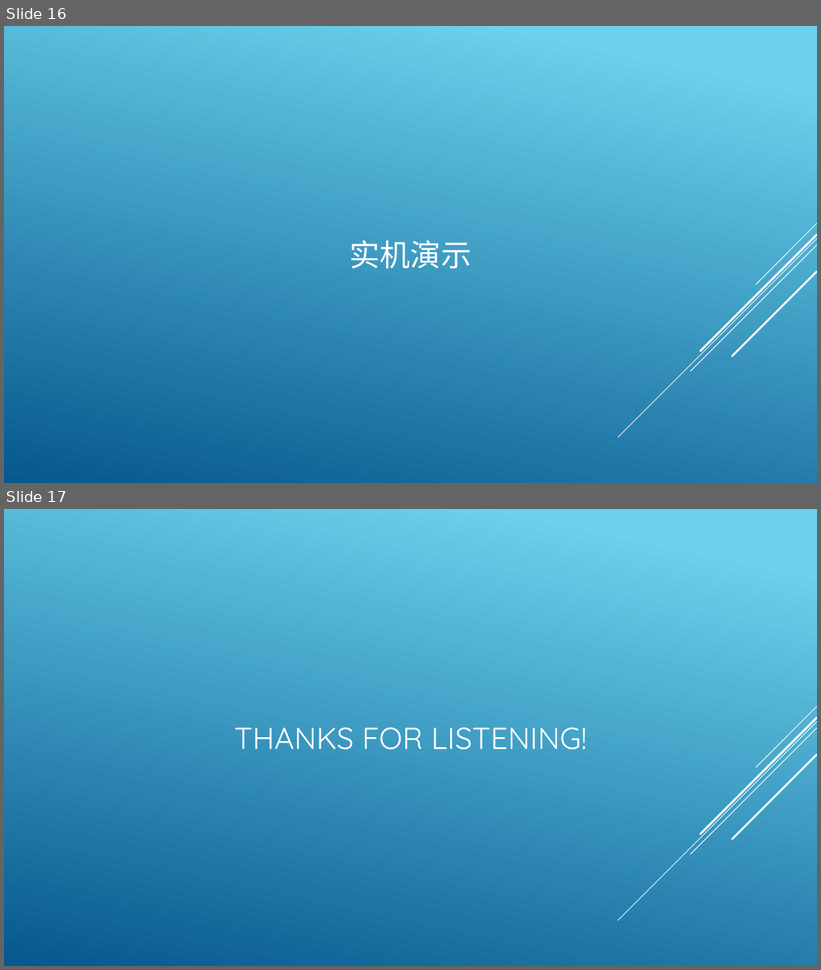
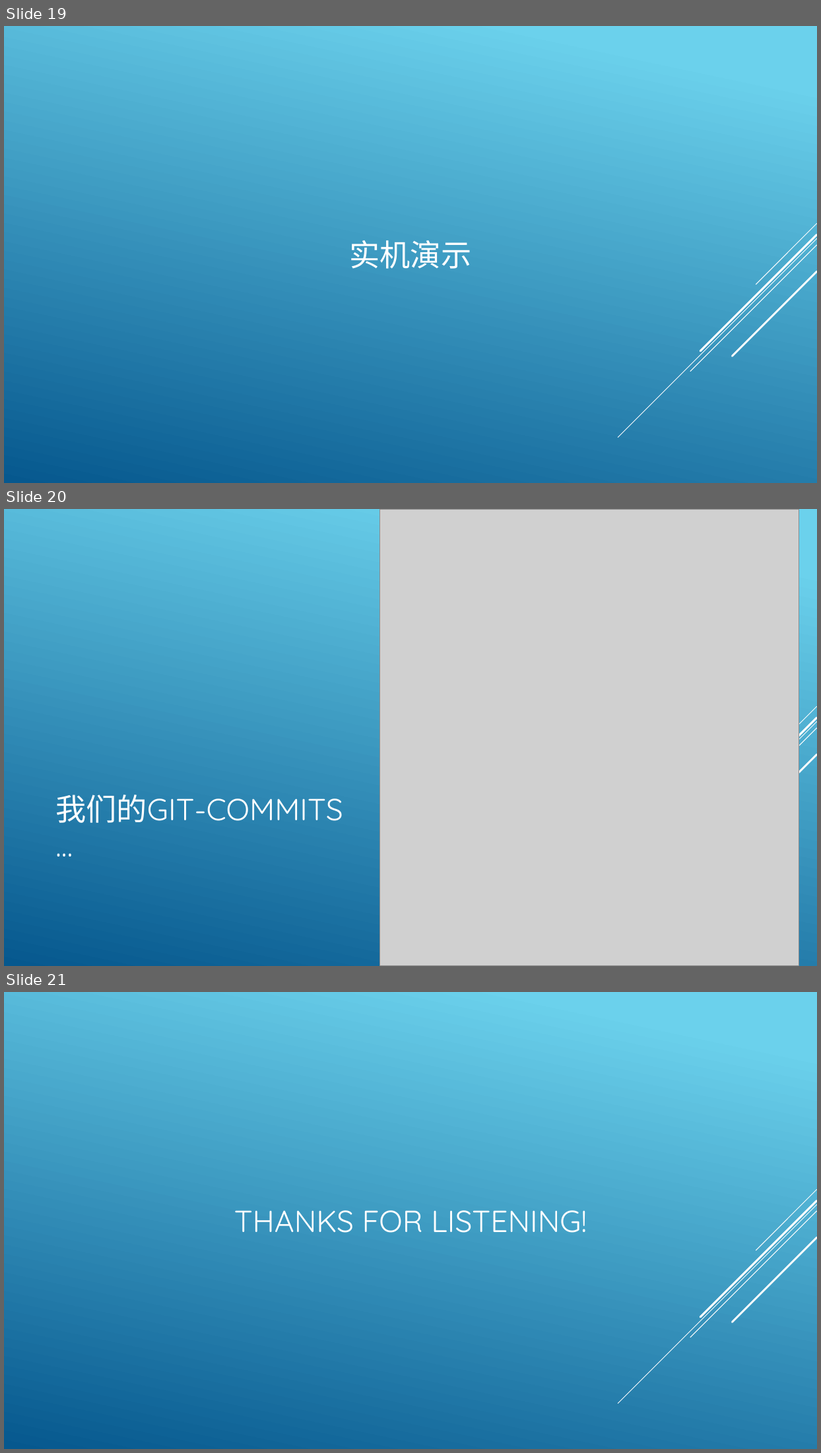
Before and after one commit to archester-250/Course_Auxiliary_System, a slide deck: report/Mid-term check.pptx. Shown one above the other, each under a label of ours: slides 16 and 17 before the commit, slides 19, 20 and 21 after it. The pictures are 821x970 and 821x1453 pixels, drawn with LibreOffice and Linux fonts; fonts in the diff are those of the drawing; grey boxes stand for pictures. Boxes give left, top, right and bottom in pixels: in the first picture for what was removed or moved away, otherwise in the second. Text is boxed around its words. In the diff, an @@ line names an element or a change of style, - is before the commit and + after.

```diff
--- a/report/Mid-term check.pptx
+++ b/report/Mid-term check.pptx
@@ slide 20 added at [4,509,817,966], background gradient #6ED2EB to #06588E; not listed: 5 template elements that a slide beside it also shows @@
@@ picture added at [380,509,799,966] @@
@@ title added at [55,795,343,823], 36 pt, text #FFFFFF @@
+我们的GIT-COMMITS
+…
@@ what was slide 16 is now slide 19 @@
@@ what was slide 17 is now slide 21 @@
```
Also in this commit, not shown: 3 other slides added, 6 other files.
